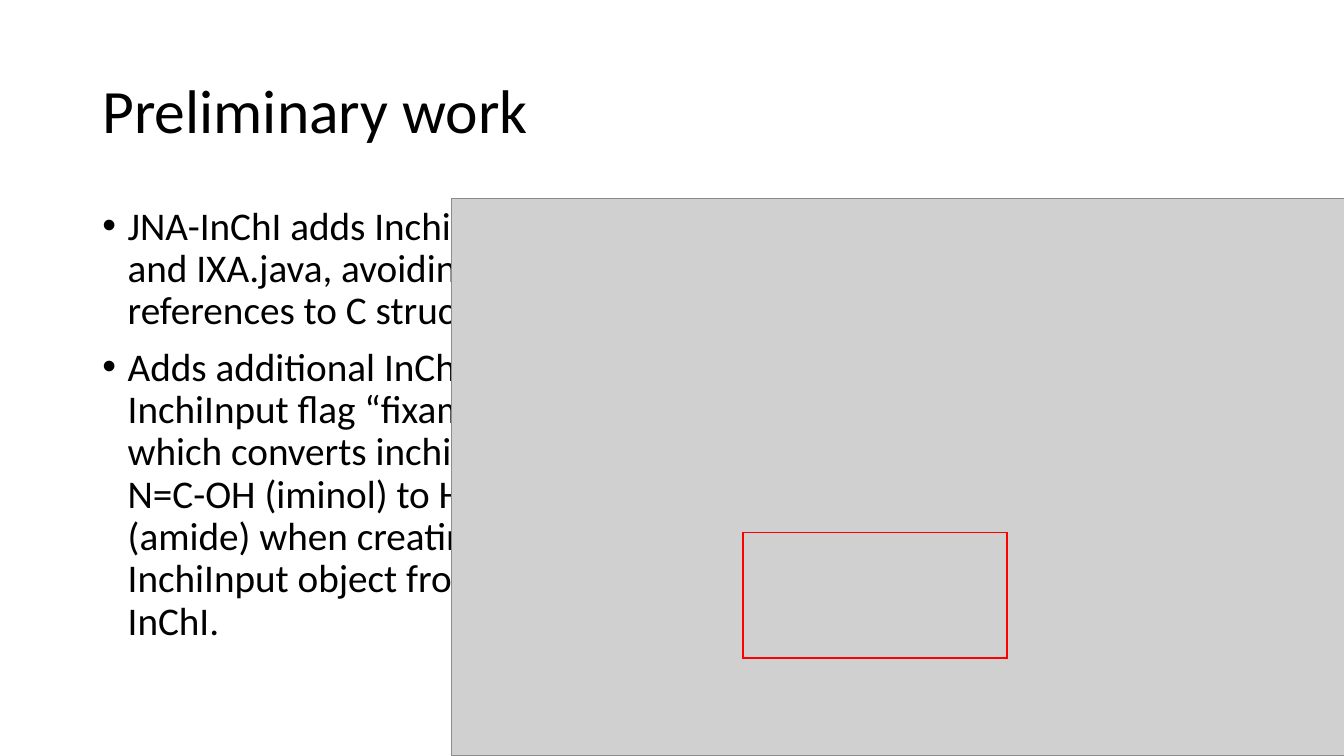
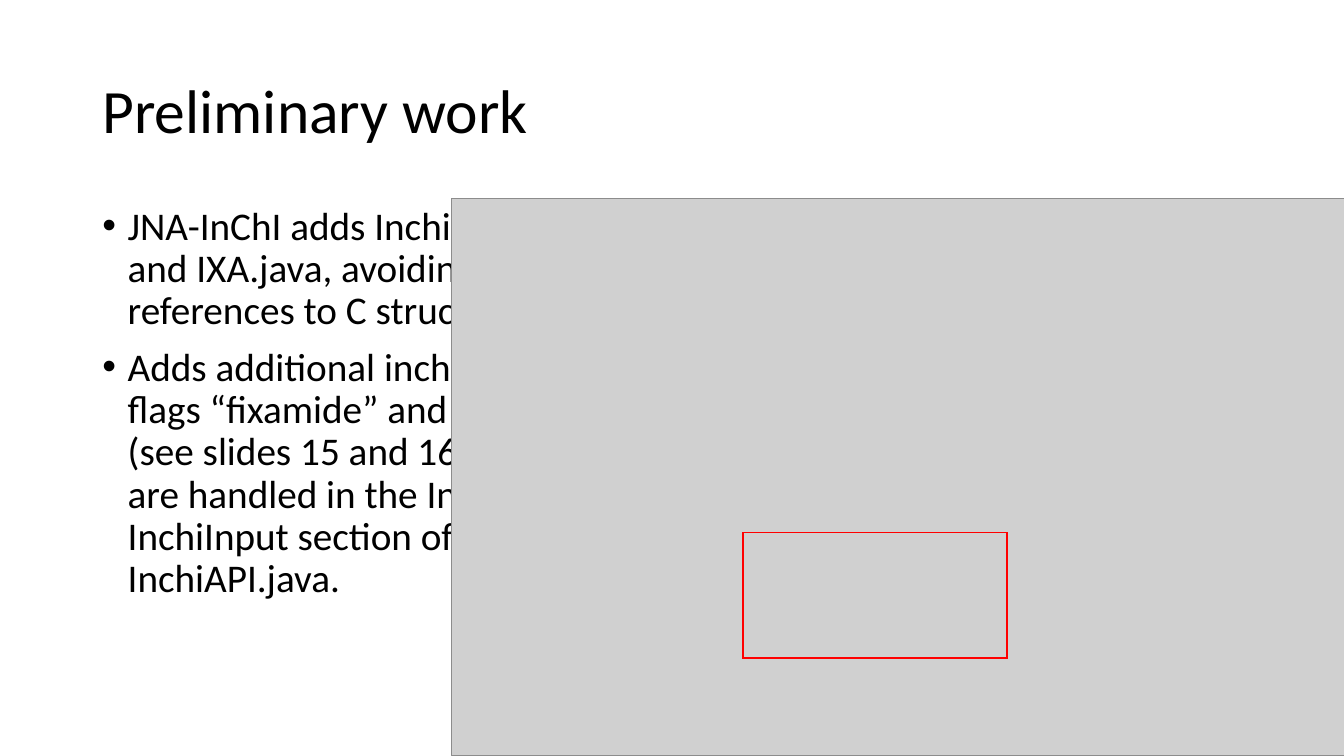
Before and after one commit to BobHanson/InChI-SwingJS, a slide deck: slide 6 of pdf/Java_JavaScript_Proposal.pptx. Drawn at 1344x756 pixels with LibreOffice and Linux fonts; fonts in the diff are those of the drawing; grey boxes stand for pictures. Boxes give left, top, right and bottom in pixels: in the first picture for what was removed or moved away, otherwise in the second. Text is boxed around its words. In the diff, an @@ line names an element or a change of style, - is before the commit and + after.

```diff
--- a/pdf/Java_JavaScript_Proposal.pptx
+++ b/pdf/Java_JavaScript_Proposal.pptx
@@ text at (x1=128, y1=348, x2=566, y2=599): text changed @@
-• Adds additional InChI-to-InchiInput flag “fixamide”, which converts inchi-internal N=C-OH (iminol) to HN-C=O (amide) when creating an InchiInput object from an InChI.
+• Adds additional inchi output flags “fixamide” and “fixacid” (see slides 15 and 16). These are handled in the InChI-to-InchiInput section of InchiAPI.java.
```
Also in this commit, not shown: 6 other slides changed, 8 slides added, 3 slides removed, 1 other file.
